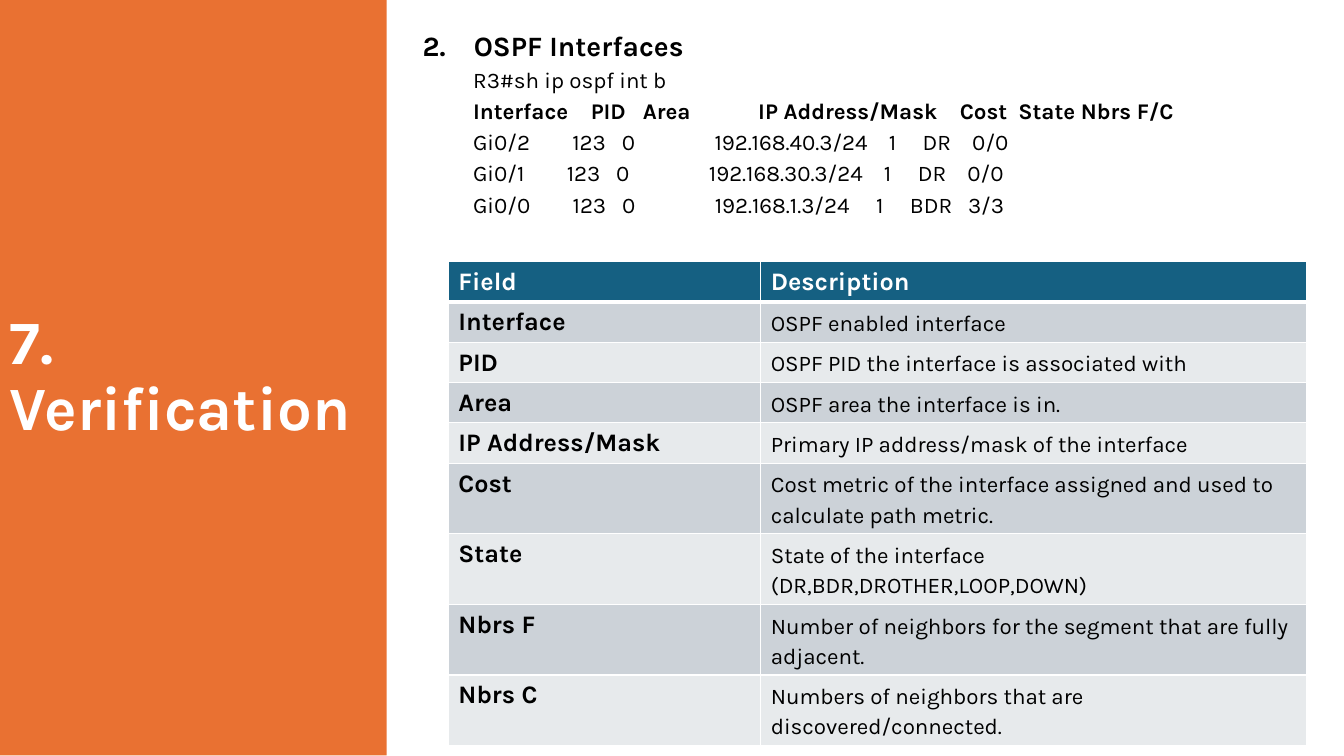
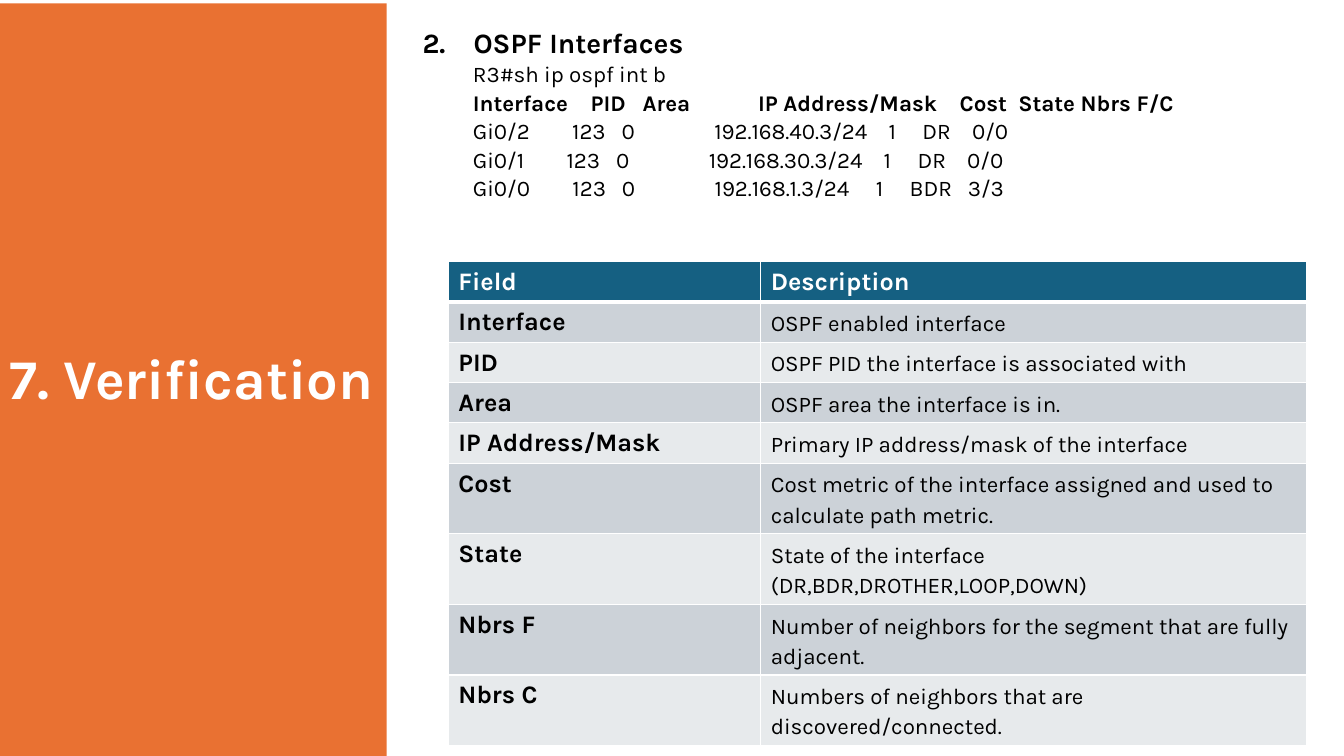
Before and after one commit to toranjungshahi/Cisco-ENCOR-Preparation, a slide deck: slide 12 of Notes/OSPF.pptx. Drawn at 1344x756 pixels with LibreOffice and Linux fonts; fonts in the diff are those of the drawing. Boxes give left, top, right and bottom in pixels: in the first picture for what was removed or moved away, otherwise in the second. Text is boxed around its words. In the diff, an @@ line names an element or a change of style, - is before the commit and + after.

```diff
--- a/Notes/OSPF.pptx
+++ b/Notes/OSPF.pptx
@@ rectangle "7. Verification" at [0, 3, 387, 756]: size 44 to 40 pt @@
@@ text "2. OSPF Interfaces" at [423, 33, 1174, 198]: line spacing 0.9 to 0.8; list level 2 to 1 in "R3#sh ip ospf int b"; list level 2 to 1 in "Interface PID Area IP Address/Mask ..."; list level 2 to 1 in "Gi0/2 123 0 192.168.40.3/24 1 ..."; list level 2 to 1 in "Gi0/1 123 0 192.168.30.3/24 1 ..."; list level 2 to 1 in "Gi0/0 123 0 192.168.1.3/24 1 ..." @@
```
Also in this commit, not shown: 13 other slides changed, 6 other files.
